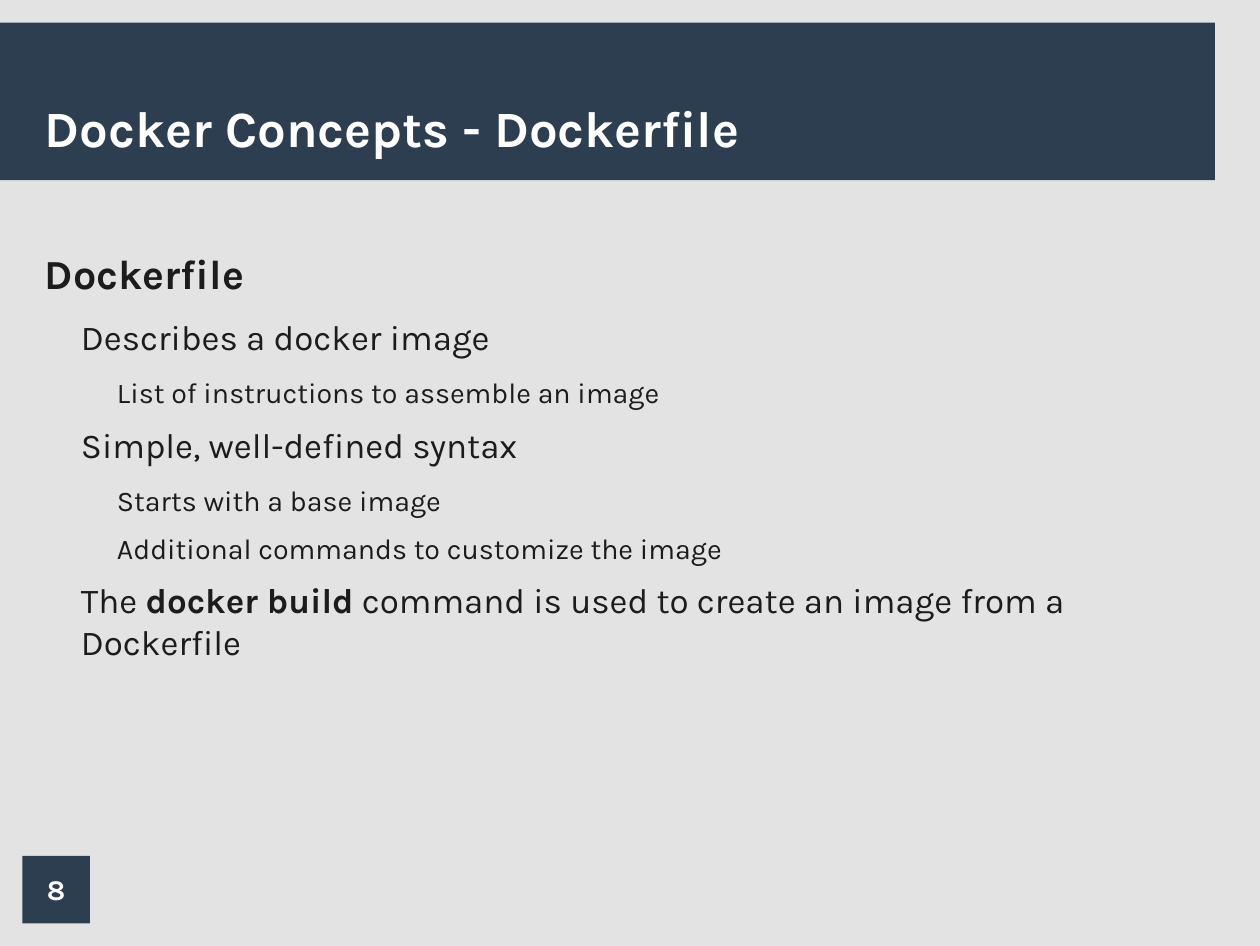
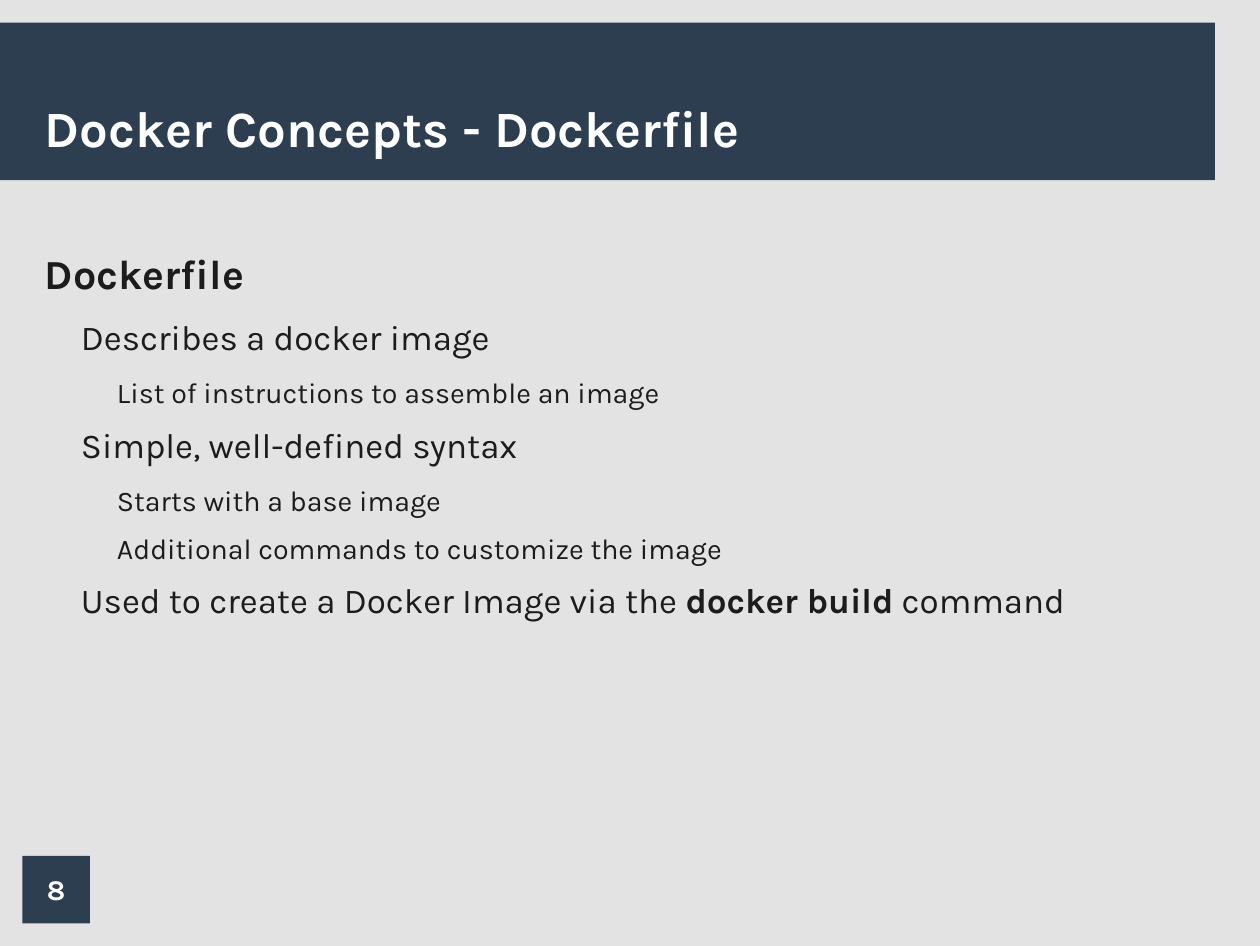
Before and after one commit to mjsmith1028/docker-presentation, a slide deck: slide 8 of powerpoint/docker_pres.odp. Drawn at 1260x946 pixels with LibreOffice and Linux fonts; fonts in the diff are those of the drawing; background and template pictures are left out. Boxes give left, top, right and bottom in pixels: in the first picture for what was removed or moved away, otherwise in the second. Text is boxed around its words. In the diff, an @@ line names an element or a change of style, - is before the commit and + after.

```diff
--- a/powerpoint/docker_pres.odp
+++ b/powerpoint/docker_pres.odp
@@ text at (x1=81, y1=588, x2=1065, y2=622): text changed @@
-  The docker build command is used to create an image from a Dockerfile
+  Used to create a Docker Image via the docker build command
```
Also in this commit, not shown: 8 other slides changed, 1 other file.
